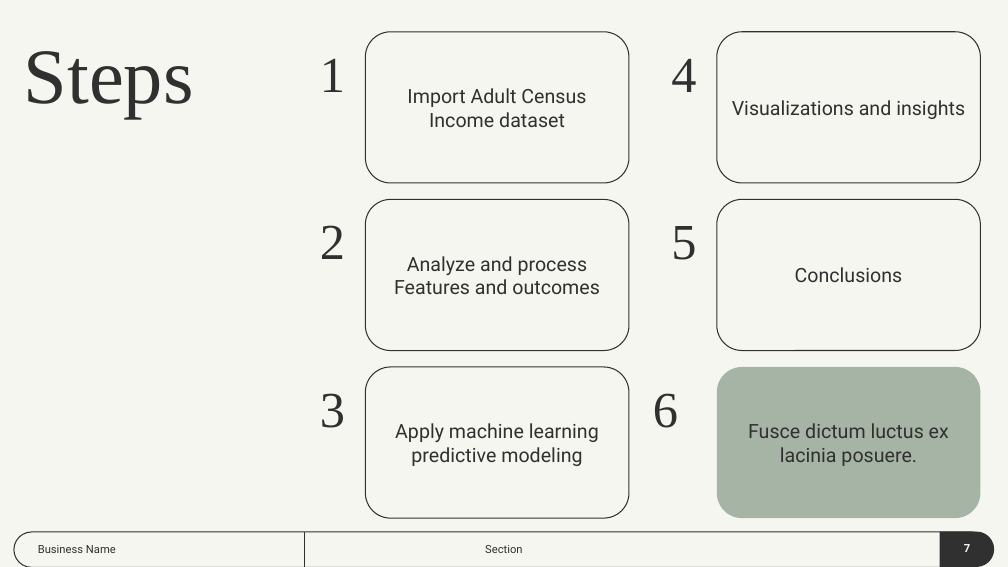
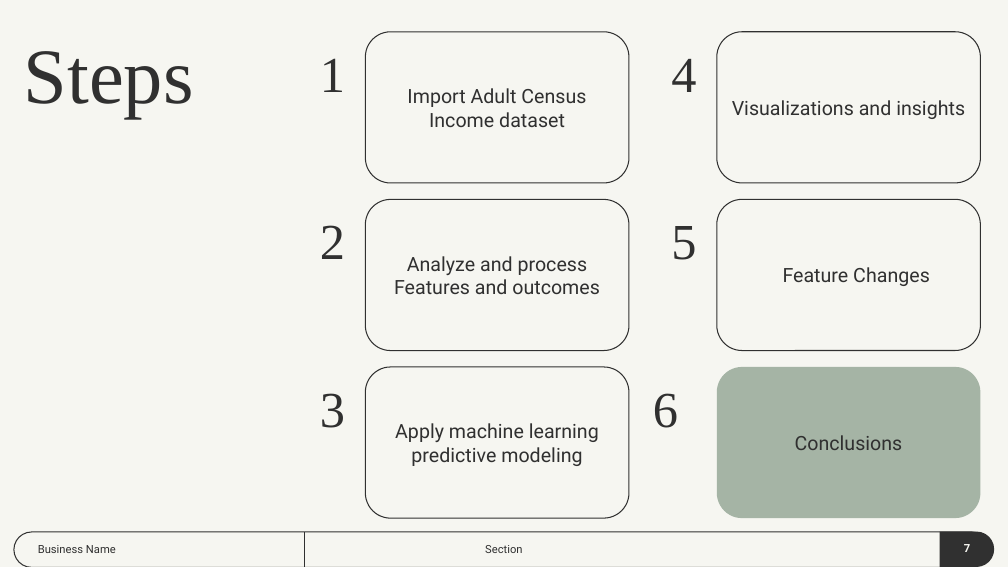
Before and after one commit to dmartinj12/Census_Inequality, a slide deck: slide 7 of Census Inequality Project.pptx. Drawn at 1008x567 pixels with LibreOffice and Linux fonts; fonts in the diff are those of the drawing. Boxes give left, top, right and bottom in pixels: in the first picture for what was removed or moved away, otherwise in the second. Text is boxed around its words. In the diff, an @@ line names an element or a change of style, - is before the commit and + after.

```diff
--- a/Census Inequality Project.pptx
+++ b/Census Inequality Project.pptx
@@ text at (783, 267, 930, 286): text changed @@
-Conclusions
+Feature Changes
@@ text at (795, 435, 903, 450): text changed @@
-Fusce dictum luctus ex lacinia posuere.
+Conclusions
```
Also in this commit, not shown: 2 other slides changed, 1 slide added, 1 slide removed, 1 other file.
